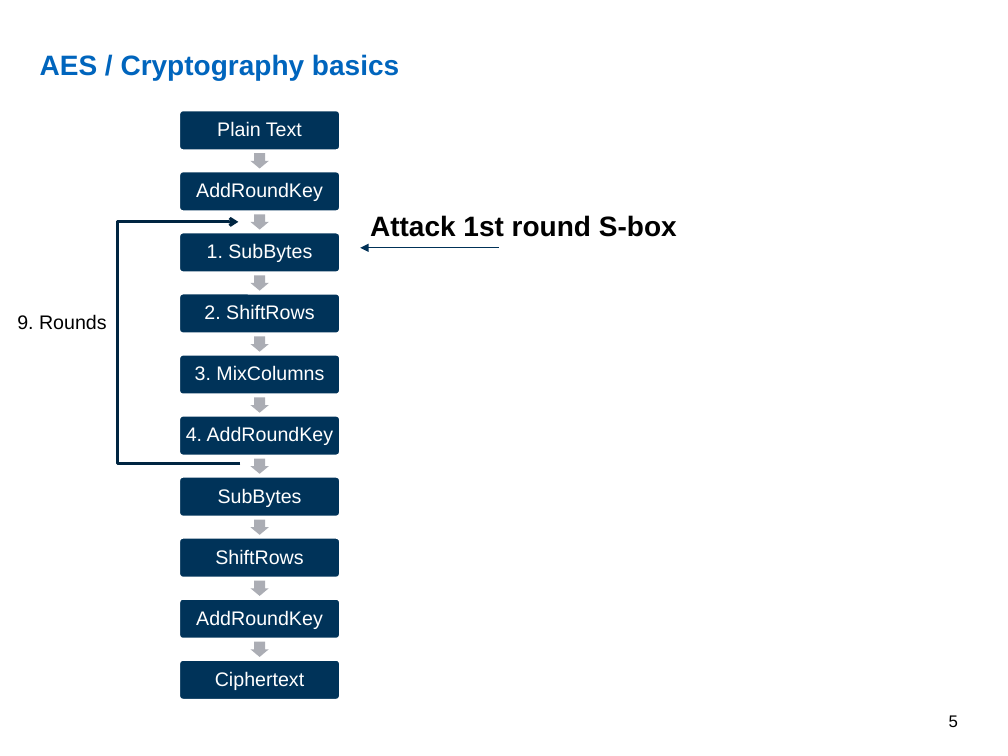
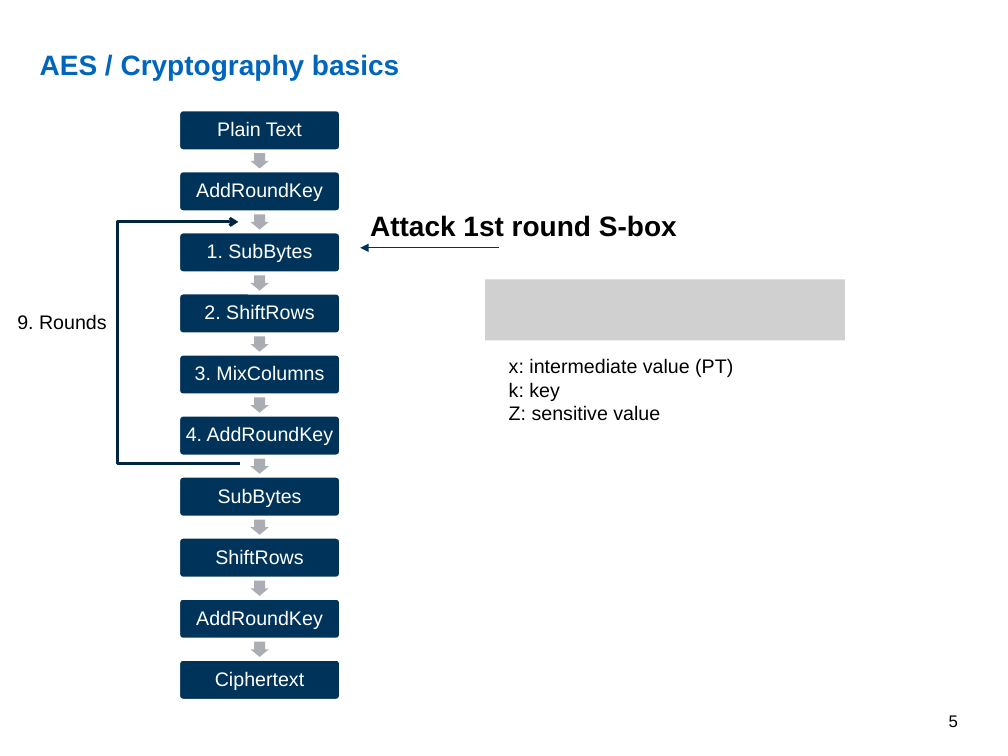
Before and after one commit to nimarb/deep-learning-sca-paper, a slide deck: slide 5 of deep-learning-sca-paper-presentation.pptx. Drawn at 1008x756 pixels with LibreOffice and Linux fonts; fonts in the diff are those of the drawing; grey boxes stand for pictures; background and template pictures are left out. Boxes give left, top, right and bottom in pixels: in the first picture for what was removed or moved away, otherwise in the second. Text is boxed around its words. In the diff, an @@ line names an element or a change of style, - is before the commit and + after.

```diff
--- a/deep-learning-sca-paper-presentation.pptx
+++ b/deep-learning-sca-paper-presentation.pptx
@@ picture added at [485,279,845,341] @@
@@ text added at [509,358,733,421], 14 pt, text #000000 @@
+x: intermediate value (PT)
+k: key
+Z: sensitive value
```
Also in this commit, not shown: 8 other slides changed, 6 slides added, 3 slides removed, 4 other files.
